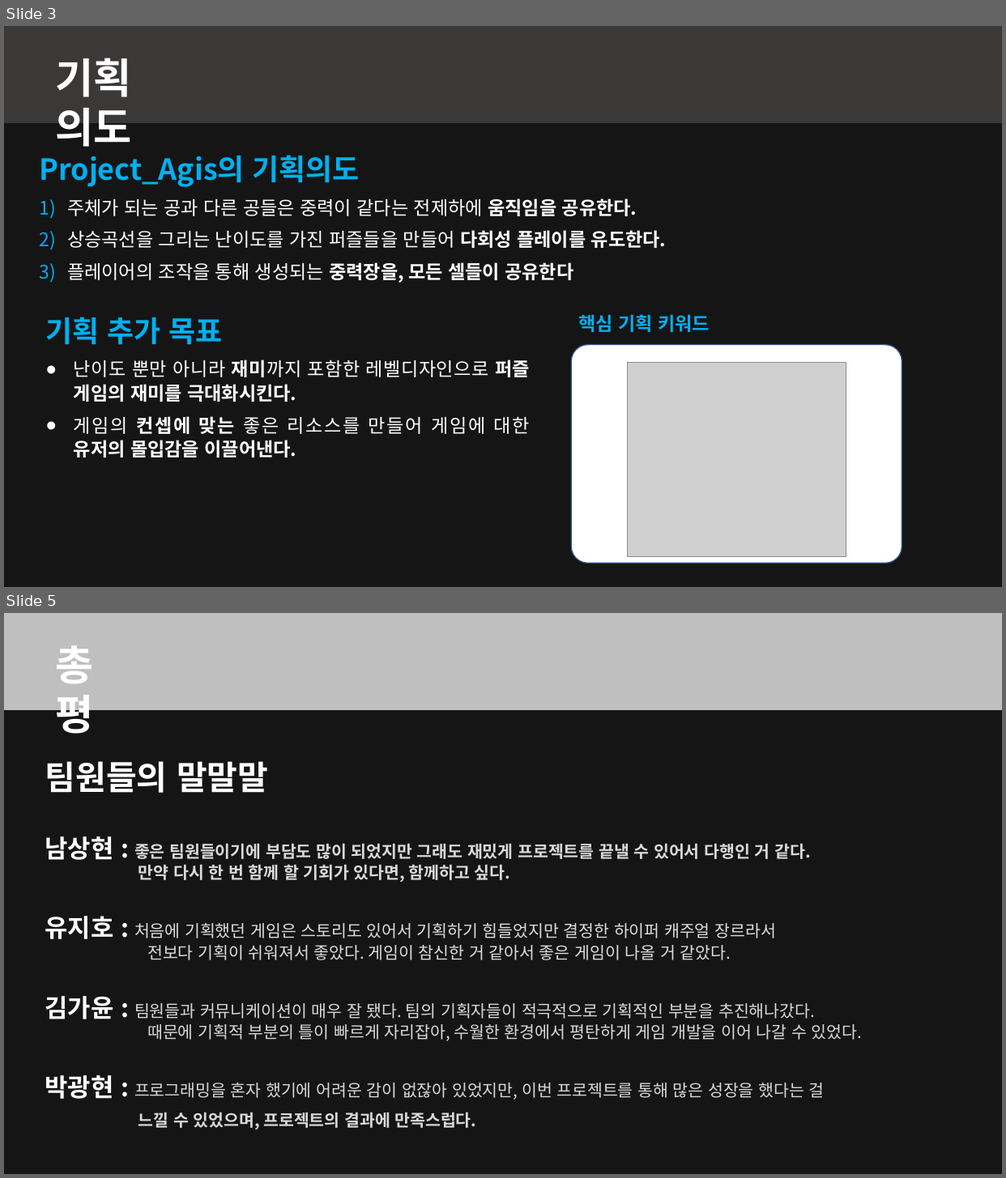
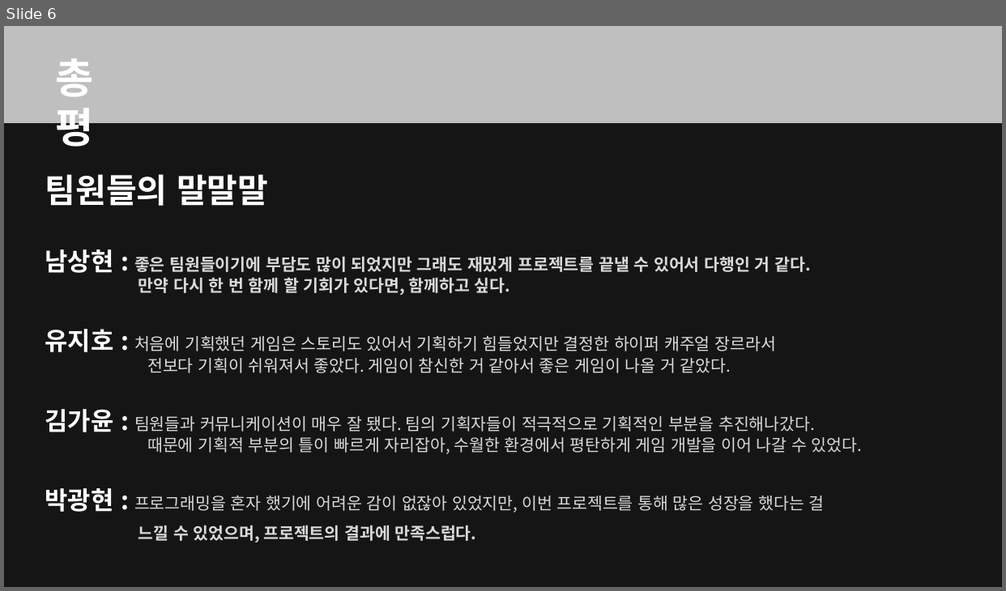
Before and after one commit to kjpark102312/Jagu_Agis, a slide deck: Presentation/AGIS 발표자료.pptx. Shown one above the other, each under a label of ours: slides 3 and 5 before the commit, slide 6 after it; the slides between them are not shown. The pictures are 1006x1178 and 1006x591 pixels, drawn with LibreOffice and Linux fonts; fonts in the diff are those of the drawing; grey boxes stand for pictures; background and template pictures are left out; a plain dark background stands for a picture behind light text. Boxes give left, top, right and bottom in pixels: in the first picture for what was removed or moved away, otherwise in the second. Text is boxed around its words. In the diff, an @@ line names an element or a change of style, - is before the commit and + after.

Commit message:
일단 업데이트 4까지 있을듯 그 중에 2까지 함

```diff
--- a/Presentation/AGIS 발표자료.pptx
+++ b/Presentation/AGIS 발표자료.pptx
@@ slide 3 removed at <box>4,26,1002,587</box>, background picture (left out) @@
@@ rectangle removed at <box>4,26,1002,587</box> @@
@@ rectangle removed at <box>4,26,1002,123</box> @@
@@ text removed at <box>56,58,132,147</box> @@
-기획 의도
@@ text removed at <box>39,155,667,283</box> @@
-Project_Agis의 기획의도
-1) 주체가 되는 공과 다른 공들은 중력이 같다는 전제하에 움직임을 공유한다.
-2) 상승곡선을 그리는 난이도를 가진 퍼즐들을 만들어 다회성 플레이를 유도한다.
-3) 플레이어의 조작을 통해 생성되는 중력장을, 모든 셀들이 공유한다
@@ text removed at <box>45,317,530,458</box> @@
-기획 추가 목표
-● 난이도 뿐만 아니라 재미까지 포함한 레벨디자인으로 퍼즐 게임의 재미를 극대화시킨다.
-● 게임의 컨셉에 맞는 좋은 리소스를 만들어 게임에 대한 유저의 몰입감을 이끌어낸다.
@@ text removed at <box>578,314,710,332</box> @@
-핵심 기획 키워드
@@ rounded rectangle removed at <box>572,345,902,564</box> @@
@@ picture removed at <box>628,363,846,557</box> @@
@@ what was slide 5 is now slide 6 @@
```
Also in this commit, not shown: 3 slides changed, 3 slides added, 1 other slide removed, 1 other file.
